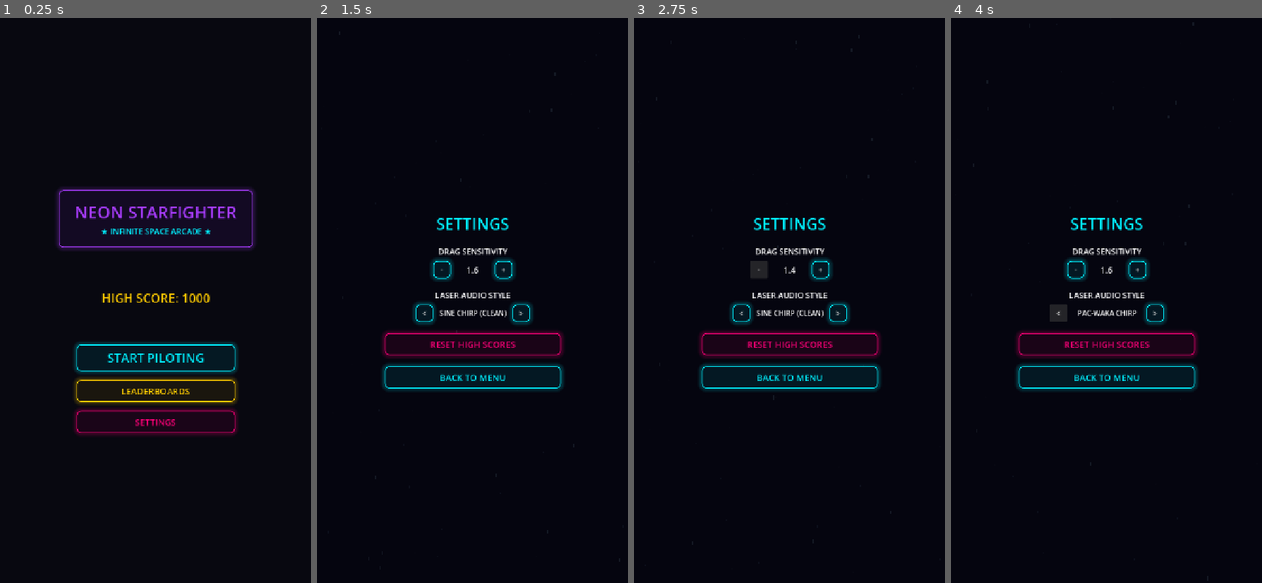
Above: before the commit, frames 1-4 (left to right).
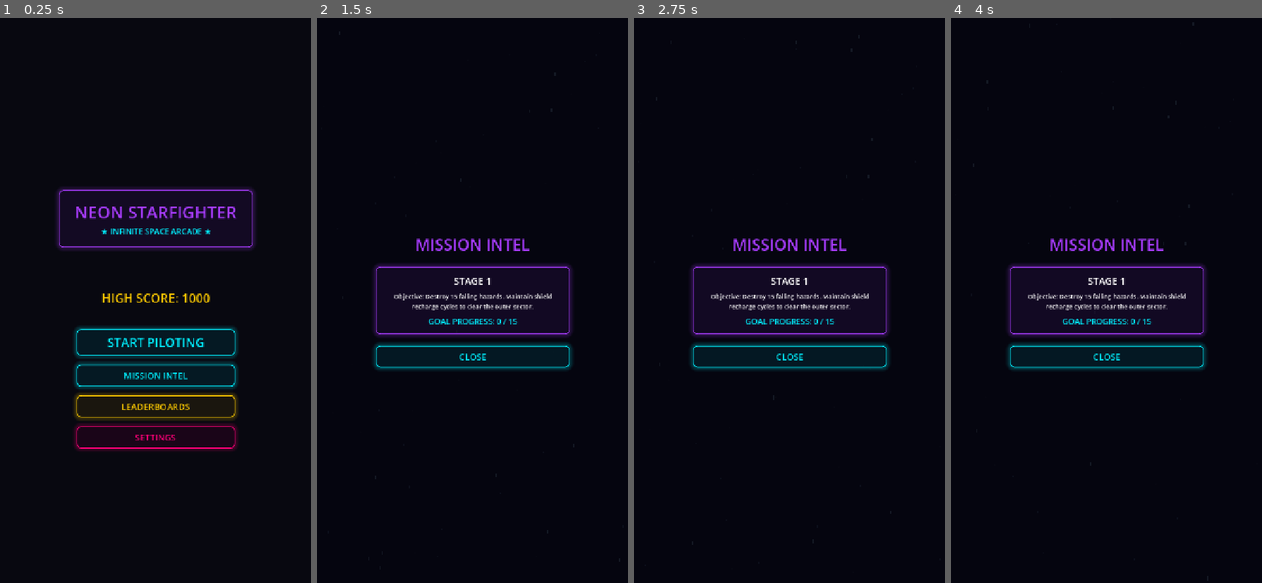
Above: after the commit, the same moments.

Repository: lolriver/spacehit
Game: Godot game, scene res://main.tscn
The game is run twice, just before and just after one commit, with the same random seed, the same clock (stepped at 60 frames per second) and the same inputs.
Inputs (mouse positions are in pixels of both pictures, inside the frame that each line leads up to):
- Up to frame 1 (0.25 s): no input
- Up to frame 2 (1.5 s): click (472, 373) at 0.5 s, where only the run after the commit has a clickable "MISSION INTEL"; click (472, 419) at 1.25 s, where only the run before the commit has a clickable "SETTINGS"
- Up to frame 3 (2.75 s): click (758, 272) at 2 s, where only the run before the commit has a clickable "-"
- Up to frame 4 (4 s): click (1137, 272) at 2.75 s, where only the run before the commit has a clickable "+"; click (1059, 311) at 3.5 s, where only the run before the commit has a clickable "<"

The runs differ from the first frame. In frame 1, 4.8% of the frame differs, in the area x 23-77%, y 54-77%; in frame 2, 5.8%; in frame 3, 5.8%, in the area x 18-82%, y 35-66%; in frame 4, 5.8%.

Commit message:
refactor(ui): remove HUD sidebar and add Mission Intel button to Main Menu
- Deleted the sidebar panel (Mission, Leaderboard, Settings) from the in-game HUD to prevent distraction during gameplay

- Added a new 'MISSION INTEL' button to the Main Menu screen VBoxContainer

- Connected the Main Menu button to the Mission Panel and cleaned up touch-avoidance checks in player.gd

Diff:
--- a/main.gd
+++ b/main.gd
@@ -82,6 +82,7 @@
 
 	# Connect core UI signals
 	%PlayBtn.pressed.connect(start_game)
+	%MenuMissionBtn.pressed.connect(func(): set_state(GameState.STATE_MISSION_PANEL))
 	%MenuLeaderboardBtn.pressed.connect(func(): set_state(GameState.STATE_LEADERBOARD_PANEL))
 	%MenuSettingsBtn.pressed.connect(func(): set_state(GameState.STATE_SETTINGS_PANEL))
 
@@ -89,11 +90,6 @@
 	%ResumeButton.pressed.connect(toggle_pause)
 	%BoostButton.button_down.connect(_on_boost_button_down)
 	%BoostButton.button_up.connect(_on_boost_button_up)
-
-	# Sidebar panel buttons
-	%MissionBtn.pressed.connect(func(): set_state(GameState.STATE_MISSION_PANEL))
-	%LeaderboardBtn.pressed.connect(func(): set_state(GameState.STATE_LEADERBOARD_PANEL))
-	%SettingsBtn.pressed.connect(func(): set_state(GameState.STATE_SETTINGS_PANEL))
 
 	# Settings sub-screen buttons
 	%SensLessBtn.pressed.connect(func(): adjust_sensitivity(-0.2))
--- a/main.tscn
+++ b/main.tscn
@@ -187,6 +187,15 @@
 theme_override_styles/normal = SubResource("StyleBoxFlat_CyanNeon")
 text = "START PILOTING"
 
+[node name="MenuMissionBtn" type="Button" parent="UI/MainMenuScreen/VBox"]
+unique_name_in_owner = true
+custom_minimum_size = Vector2(0, 50)
+layout_mode = 2
+theme_override_colors/font_color = Color(0, 0.941176, 1, 1)
+theme_override_font_sizes/font_size = 20
+theme_override_styles/normal = SubResource("StyleBoxFlat_CyanNeon")
+text = "MISSION INTEL"
+
 [node name="MenuLeaderboardBtn" type="Button" parent="UI/MainMenuScreen/VBox"]
 unique_name_in_owner = true
 custom_minimum_size = Vector2(0, 50)
@@ -413,84 +422,6 @@
 text = "100%"
 vertical_alignment = 1
 
-[node name="Sidebar" type="VBoxContainer" parent="UI/HUD"]
-layout_mode = 1
-anchors_preset = 4
-anchor_top = 0.5
-anchor_bottom = 0.5
-offset_left = 30.0
-offset_top = -140.0
-offset_right = 90.0
-offset_bottom = 140.0
-grow_vertical = 2
-theme_override_constants/separation = 20
-
-[node name="MissionItem" type="VBoxContainer" parent="UI/HUD/Sidebar"]
-layout_mode = 2
-theme_override_constants/separation = 2
-alignment = 1
-
-[node name="MissionBtn" type="Button" parent="UI/HUD/Sidebar/MissionItem"]
-unique_name_in_owner = true
-custom_minimum_size = Vector2(50, 50)
-layout_mode = 2
-size_flags_horizontal = 4
-theme_override_colors/font_color = Color(0, 0.941176, 1, 1)
-theme_override_font_sizes/font_size = 24
-theme_override_styles/normal = SubResource("StyleBoxFlat_CyanNeon")
-text = "⌖"
-
-[node name="Label" type="Label" parent="UI/HUD/Sidebar/MissionItem"]
-layout_mode = 2
-theme_override_colors/font_color = Color(0, 0.9, 1, 0.7)
-theme_override_font_sizes/font_size = 9
-text = "MISSION"
-horizontal_alignment = 1
-
-[node name="LeaderboardItem" type="VBoxContainer" parent="UI/HUD/Sidebar"]
-layout_mode = 2
-theme_override_constants/separation = 2
-alignment = 1
-
-[node name="LeaderboardBtn" type="Button" parent="UI/HUD/Sidebar/LeaderboardItem"]
-unique_name_in_owner = true
-custom_minimum_size = Vector2(50, 50)
-layout_mode = 2
-size_flags_horizontal = 4
-theme_override_colors/font_color = Color(0, 0.941176, 1, 1)
-theme_override_font_sizes/font_size = 24
-theme_override_styles/normal = SubResource("StyleBoxFlat_CyanNeon")
-text = "🏆"
-
-[node name="Label" type="Label" parent="UI/HUD/Sidebar/LeaderboardItem"]
-layout_mode = 2
-theme_override_colors/font_color = Color(0, 0.9, 1, 0.7)
-theme_override_font_sizes/font_size = 8
-text = "LEADERBOARD"
-horizontal_alignment = 1
-
-[node name="SettingsItem" type="VBoxContainer" parent="UI/HUD/Sidebar"]
-layout_mode = 2
-theme_override_constants/separation = 2
-alignment = 1
-
-[node name="SettingsBtn" type="Button" parent="UI/HUD/Sidebar/SettingsItem"]
-unique_name_in_owner = true
-custom_minimum_size = Vector2(50, 50)
-layout_mode = 2
-size_flags_horizontal = 4
-theme_override_colors/font_color = Color(0, 0.941176, 1, 1)
-theme_override_font_sizes/font_size = 24
-theme_override_styles/normal = SubResource("StyleBoxFlat_CyanNeon")
-text = "⚙"
-
-[node name="Label" type="Label" parent="UI/HUD/Sidebar/SettingsItem"]
-layout_mode = 2
-theme_override_colors/font_color = Color(0, 0.9, 1, 0.7)
-theme_override_font_sizes/font_size = 9
-text = "SETTINGS"
-horizontal_alignment = 1
-
 [node name="ShieldPanel" type="PanelContainer" parent="UI/HUD"]
 layout_mode = 1
 anchors_preset = 2
--- a/player.gd
+++ b/player.gd
@@ -95,12 +95,6 @@
 			var pause_btn = main_scene.get_node_or_null("%PauseButton")
 			if pause_btn and pause_btn.is_visible_in_tree() and pause_btn.get_global_rect().has_point(mouse_pos):
 				ignore_click = true
-
-			# Check Sidebar utility panel buttons
-			for btn_name in ["%MissionBtn", "%LeaderboardBtn", "%SettingsBtn"]:
-				var btn = main_scene.get_node_or_null(btn_name)
-				if btn and btn.is_visible_in_tree() and btn.get_global_rect().has_point(mouse_pos):
-					ignore_click = true
 
 		if not ignore_click:
 			var target_x = clamp(mouse_pos.x, half_width, viewport_width - half_width)
